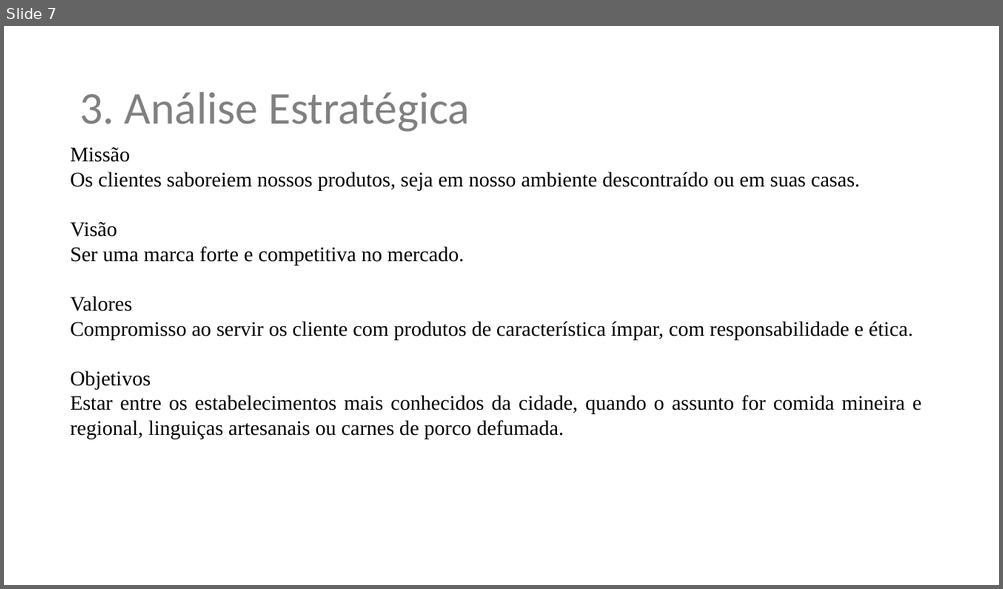
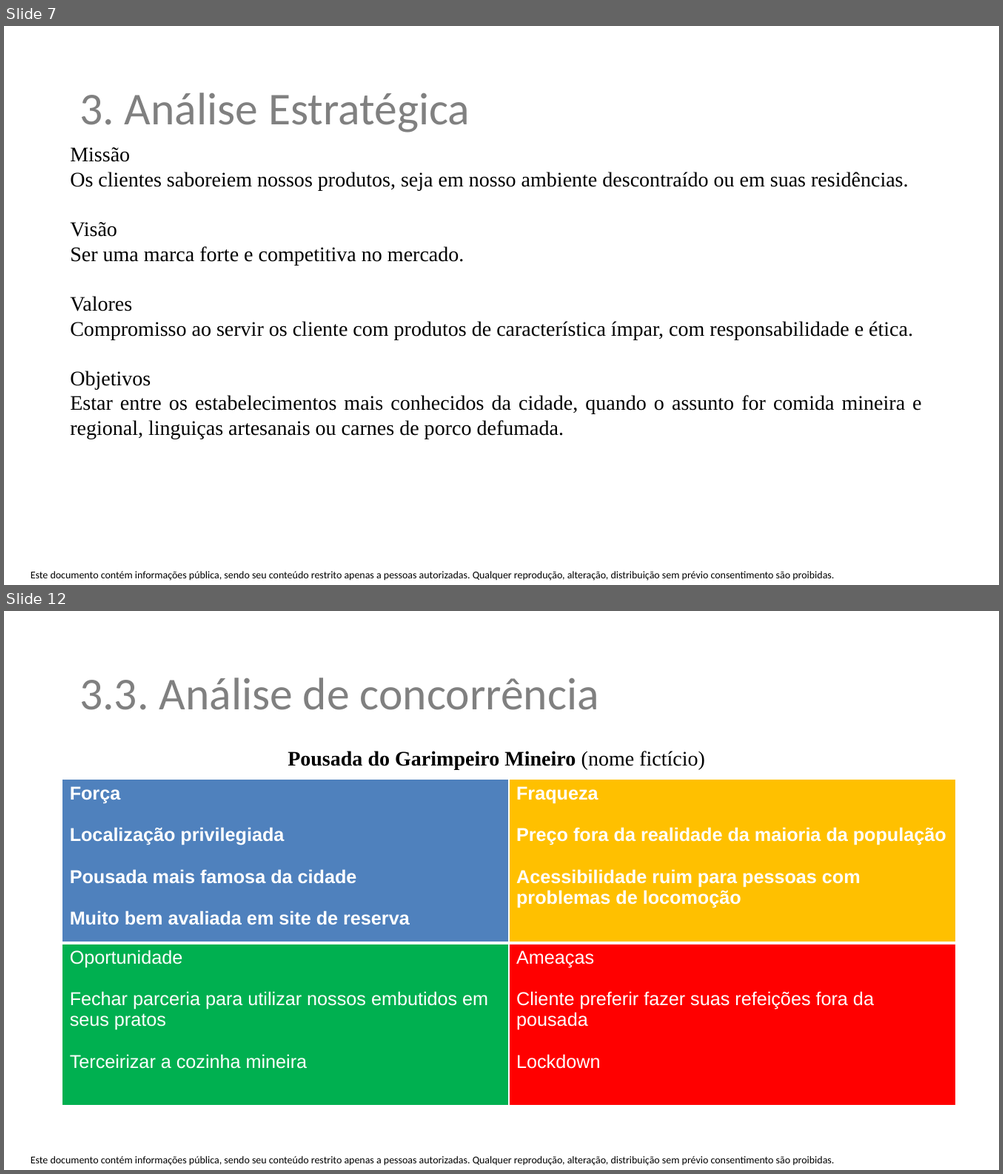
Before and after one commit to renatomarcio18081971/trabalhodeconclusao, a slide deck: plano-de-negocios-restaurante-tioto.pptx. Shown one above the other, each under a label of ours: slide 7 before the commit, slides 7 and 12 after it; the slides between them are not shown. The pictures are 1003x589 and 1003x1174 pixels, drawn with LibreOffice and Linux fonts; fonts in the diff are those of the drawing; background and template pictures are left out. Boxes give left, top, right and bottom in pixels: in the first picture for what was removed or moved away, otherwise in the second. Text is boxed around its words. In the diff, an @@ line names an element or a change of style, - is before the commit and + after.

```diff
--- a/plano-de-negocios-restaurante-tioto.pptx
+++ b/plano-de-negocios-restaurante-tioto.pptx
@@ slide 12 added at [4,611,999,1170], background #FFFFFF; not listed: 1 template element that a slide beside it also shows @@
@@ text added at [79,678,599,710], 44 pt, text #808080 @@
+3.3. Análise de concorrência
@@ text added at [287,751,705,769], 20 pt, text #000000, bold @@
+Pousada do Garimpeiro Mineiro (nome fictício)
@@ table added at [62,780,956,1104], 2 rows, 2 columns @@
+Força / Localização privilegiada / Pousada mais famosa da cidade / Muito bem avaliada em site de reserva | Fraqueza / Preço fora da realidade da maioria da população / Acessibilidade ruim para pessoas com problemas de locomoção
+Oportunidade / Fechar parceria para utilizar nossos embutidos em seus pratos / Terceirizar a cozinha mineira | Ameaças / Cliente preferir fazer suas refeições fora da pousada / Lockdown
@@ slide 7 changed as well @@
@@ text at [70,172,908,190]: text changed @@
-Os clientes saboreiem nossos produtos, seja em nosso ambiente descontraído ou em suas casas.
+Os clientes saboreiem nossos produtos, seja em nosso ambiente descontraído ou em suas residências.
@@ text added at [31,571,834,581], 10 pt, text #000000 @@
+Este documento contém informações pública, sendo seu conteúdo restrito apenas a pessoas autorizadas. Qualquer reprodução, alteração, distribuição sem prévio consentimento são proibidas.
```
Also in this commit, not shown: 9 other slides changed, 3 other slides added, 1 slide removed, 1 other file.
